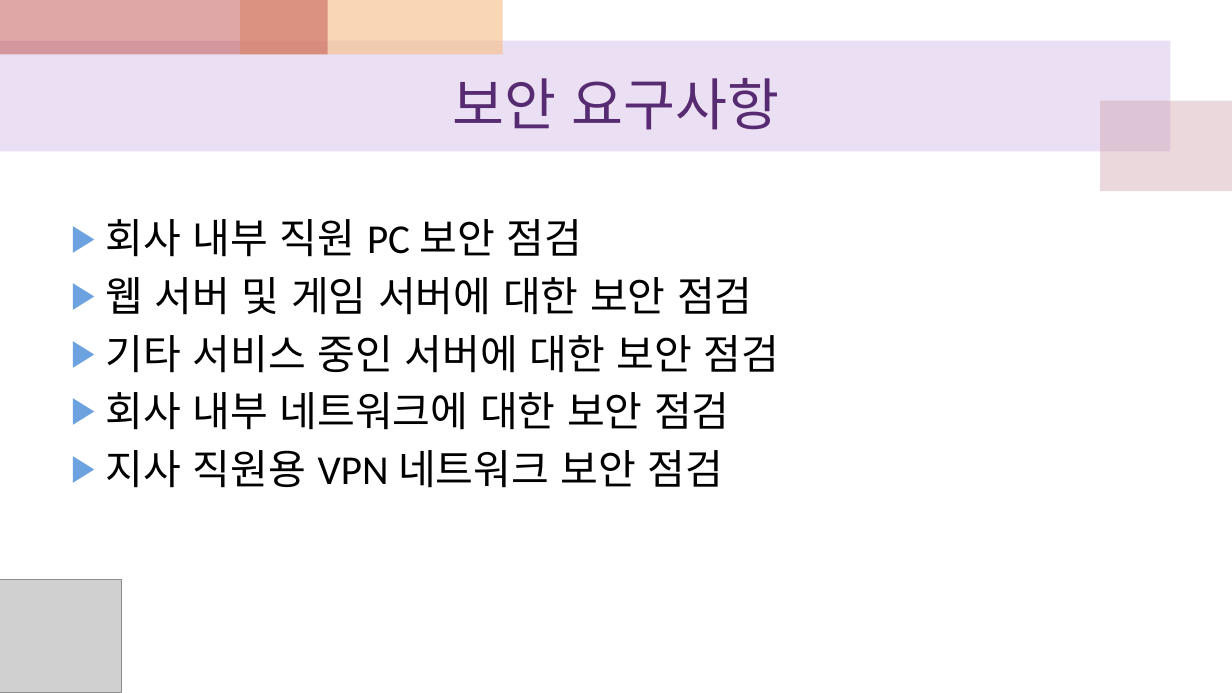
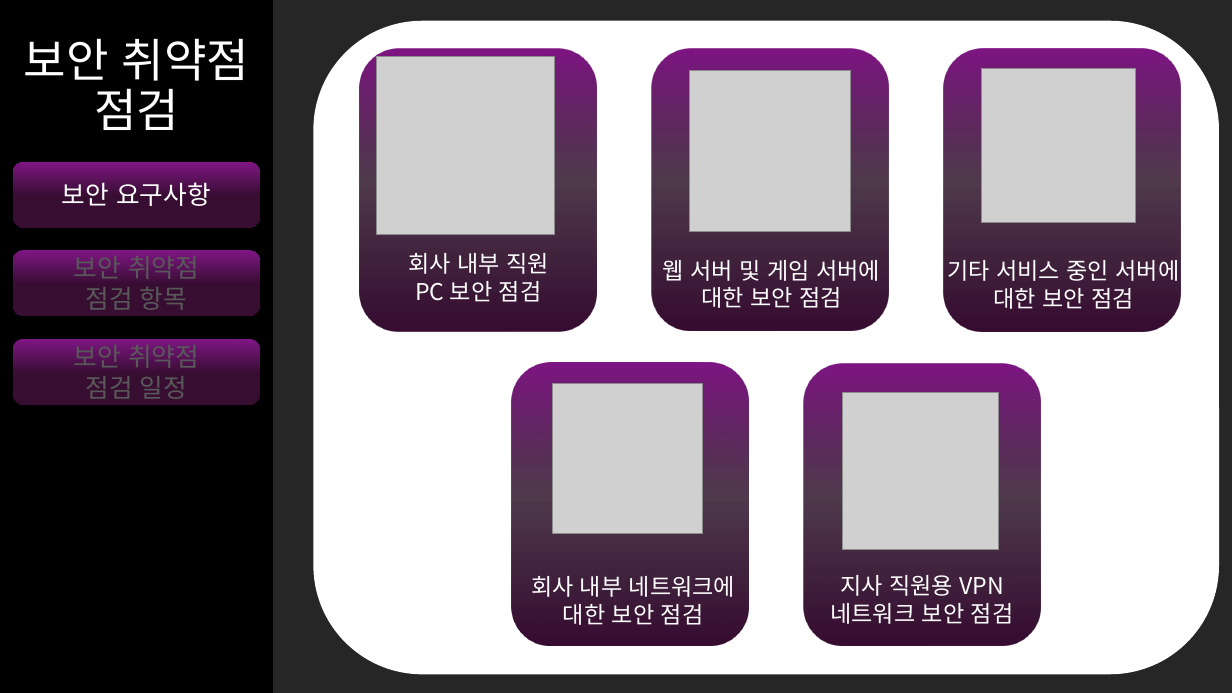
Before and after one commit to heuristic8698/ITbank_final, a slide deck: slide 9 of 프로젝트 시나리오.pptx (slide 6 before the commit). Drawn at 1232x693 pixels with LibreOffice and Linux fonts; fonts in the diff are those of the drawing; grey boxes stand for pictures. Boxes give left, top, right and bottom in pixels: in the first picture for what was removed or moved away, otherwise in the second. Text is boxed around its words. In the diff, an @@ line names an element or a change of style, - is before the commit and + after.

```diff
--- a/프로젝트 시나리오.pptx
+++ b/프로젝트 시나리오.pptx
@@ background #FFFFFF to #262626 @@
@@ rectangle removed at bbox=[0, 0, 328, 55] @@
@@ rectangle added at bbox=[0, 0, 273, 693], fill #000000 @@
@@ rectangle removed at bbox=[240, 0, 503, 55] @@
@@ rounded rectangle added at bbox=[313, 20, 1219, 674], fill #FFFFFF @@
@@ rectangle removed at bbox=[0, 41, 1171, 152] @@
@@ title added at bbox=[24, 38, 250, 130], 36 pt, text #FFFFFF @@
+보안 취약점 점검
@@ rounded rectangle added at bbox=[360, 49, 597, 331], fill gradient #7F1684 to #22081F to #370D32 @@
@@ picture added at bbox=[377, 56, 555, 235] @@
@@ rounded rectangle added at bbox=[652, 48, 889, 330], fill gradient #7F1684 to #22081F to #370D32 @@
@@ rounded rectangle added at bbox=[944, 49, 1181, 331], fill gradient #7F1684 to #22081F to #370D32 @@
@@ picture added at bbox=[689, 70, 850, 231] @@
@@ picture added at bbox=[982, 68, 1136, 223] @@
@@ rectangle removed at bbox=[1101, 101, 1232, 191] @@
@@ rounded rectangle "보안 요구사항": place and size @@
-rounded rectangle "보안 요구사항" at bbox=[452, 78, 780, 130]
+rounded rectangle "보안 요구사항" at bbox=[13, 162, 260, 227]
@@ rounded rectangle "보안 요구사항" at bbox=[13, 162, 260, 227]: size 44 to 20 pt, font Calibri to Noto Sans CJK KR, text colour #562B71 to #FFFFFF; fill none to gradient #7F1684 to #370D32 @@
@@ text removed at bbox=[105, 219, 779, 488] @@
-▶ 회사 내부 직원 PC 보안 점검
-▶ 웹 서버 및 게임 서버에 대한 보안 점검
-▶ 기타 서비스 중인 서버에 대한 보안 점검
-▶ 회사 내부 네트워크에 대한 보안 점검
-▶ 지사 직원용 VPN 네트워크 보안 점검
@@ rounded rectangle added at bbox=[13, 250, 260, 316], fill gradient #7F1684 to #370D32, 20 pt, text #595959 @@
+보안 취약점
+점검 항목
@@ text added at bbox=[408, 253, 549, 302], 18 pt, text #FFFFFF @@
+회사 내부 직원 PC 보안 점검
@@ text added at bbox=[663, 260, 880, 308], 18 pt, text #FFFFFF @@
+웹 서버 및 게임 서버에 대한 보안 점검
@@ text added at bbox=[947, 260, 1180, 309], 18 pt, text #FFFFFF @@
+기타 서비스 중인 서버에 대한 보안 점검
@@ rounded rectangle added at bbox=[13, 339, 260, 405], fill gradient #7F1684 to #370D32, 20 pt, text #595959 @@
+보안 취약점
+점검 일정
@@ rounded rectangle added at bbox=[512, 363, 750, 645], fill gradient #7F1684 to #22081F to #370D32 @@
@@ picture added at bbox=[553, 384, 702, 533] @@
@@ rounded rectangle added at bbox=[803, 363, 1041, 645], fill gradient #7F1684 to #22081F to #370D32 @@
@@ picture added at bbox=[843, 393, 999, 549] @@
@@ picture removed at bbox=[0, 579, 121, 693] @@
@@ text added at bbox=[531, 576, 735, 625], 18 pt, text #FFFFFF @@
+회사 내부 네트워크에 대한 보안 점검
@@ text added at bbox=[830, 575, 1014, 624], 18 pt, text #FFFFFF @@
+지사 직원용 VPN 네트워크 보안 점검
```
Also in this commit, not shown: 9 other slides changed, 4 slides added, 1 slide removed, 3 other files.
